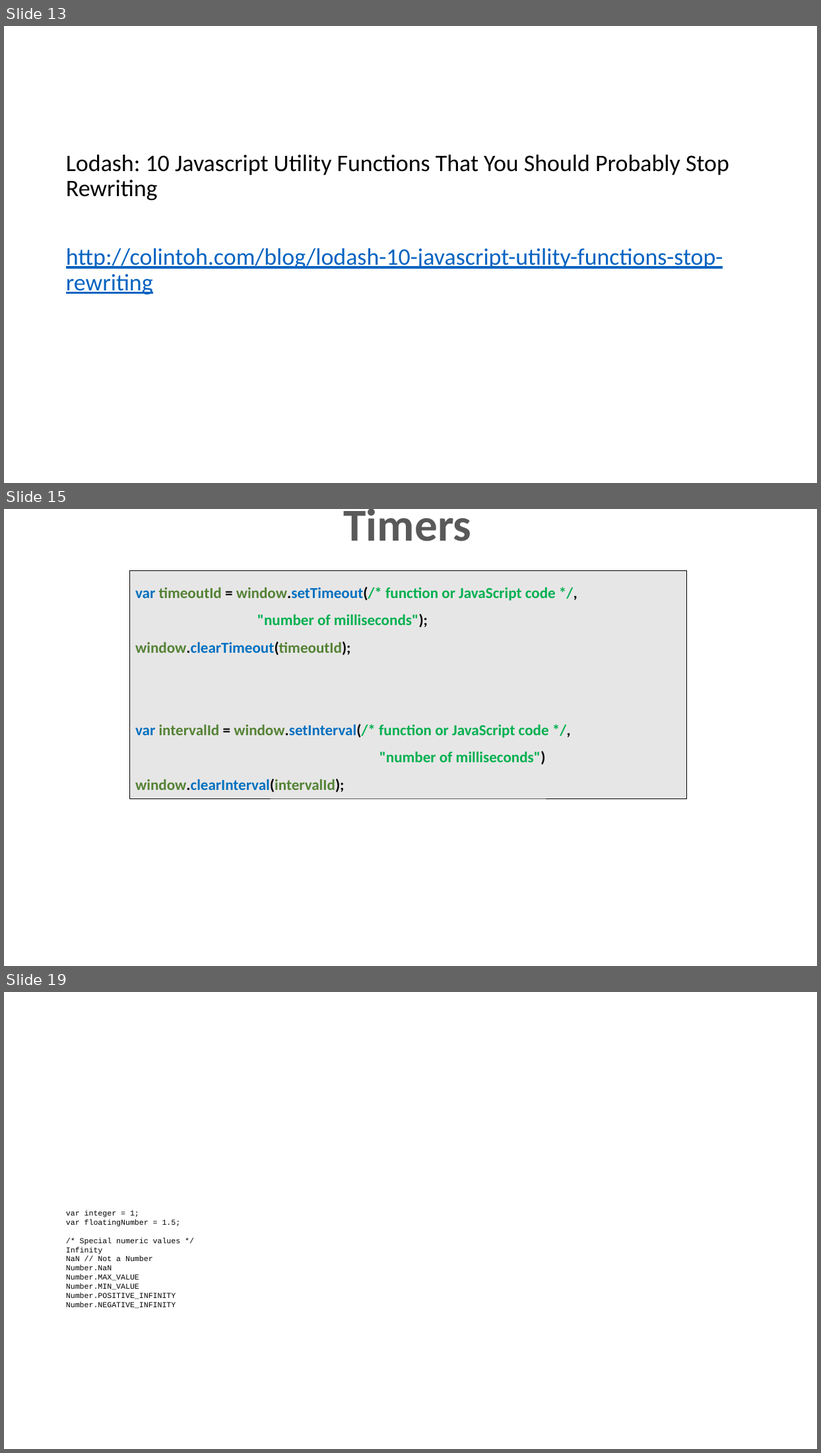
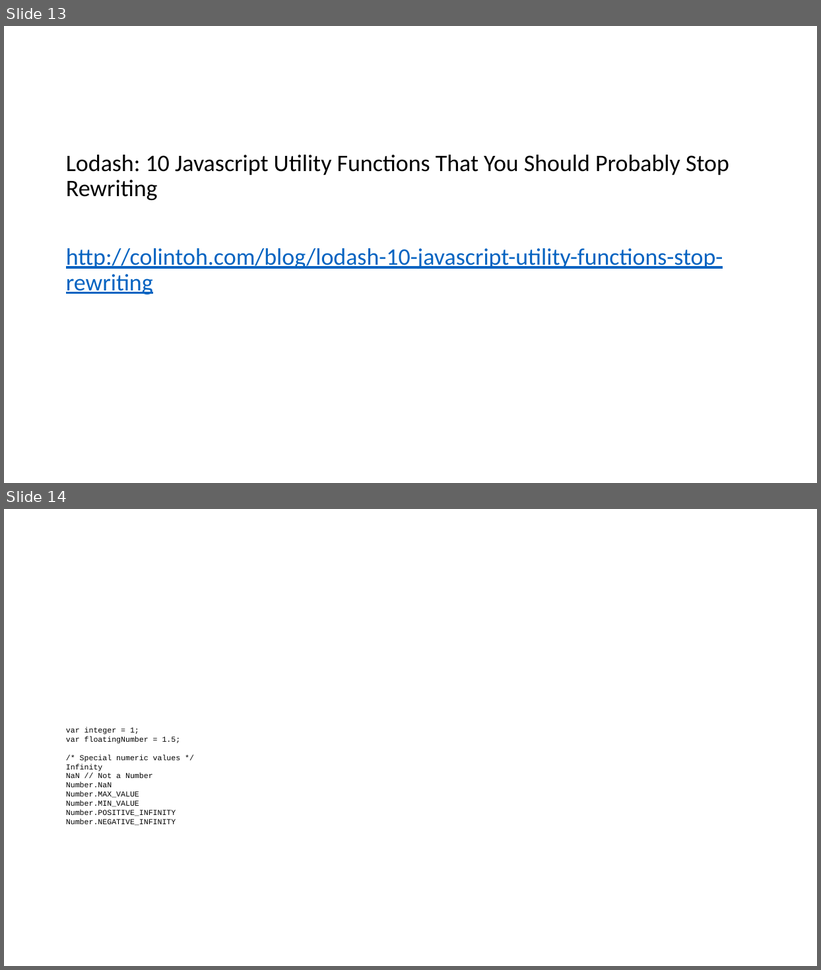
Before and after one commit to dzmitry-varabei/front-end-course, a slide deck: es6/Presentation1.pptx. Shown one above the other, each under a label of ours: slides 13, 15 and 19 before the commit, slides 13 and 14 after it; the slides between them are not shown. The pictures are 821x1453 and 821x970 pixels, drawn with LibreOffice and Linux fonts; fonts in the diff are those of the drawing. Boxes give left, top, right and bottom in pixels: in the first picture for what was removed or moved away, otherwise in the second. Text is boxed around its words. In the diff, an @@ line names an element or a change of style, - is before the commit and + after.

```diff
--- a/es6/Presentation1.pptx
+++ b/es6/Presentation1.pptx
@@ slide 15 removed at (x1=4, y1=509, x2=817, y2=966), background #FFFFFF @@
@@ title removed at (x1=344, y1=509, x2=472, y2=541) @@
-Timers
@@ rectangle removed at (x1=129, y1=571, x2=687, y2=799) @@
-var timeoutId = window.setTimeout(/* function or JavaScript code */, "number of milliseconds");
-window.clearTimeout(timeoutId);
-var intervalId = window.setInterval(/* function or JavaScript code */,
-"number of milliseconds")
-window.clearInterval(intervalId);
@@ what was slide 19 is now slide 14 @@
```
Also in this commit, not shown: 4 other slides removed, 4 other files.
